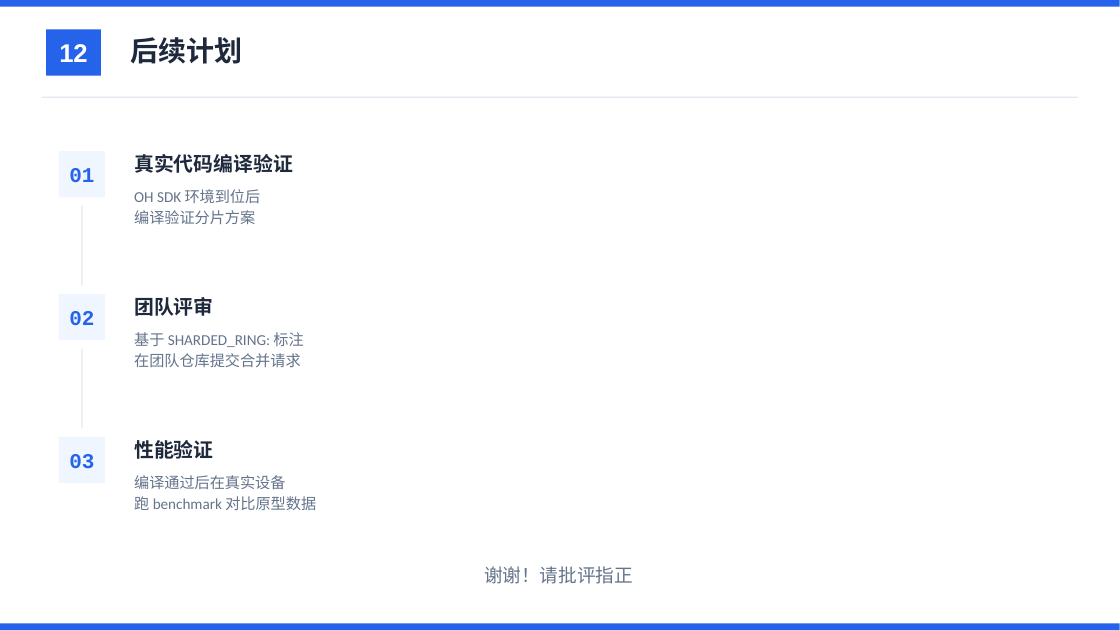
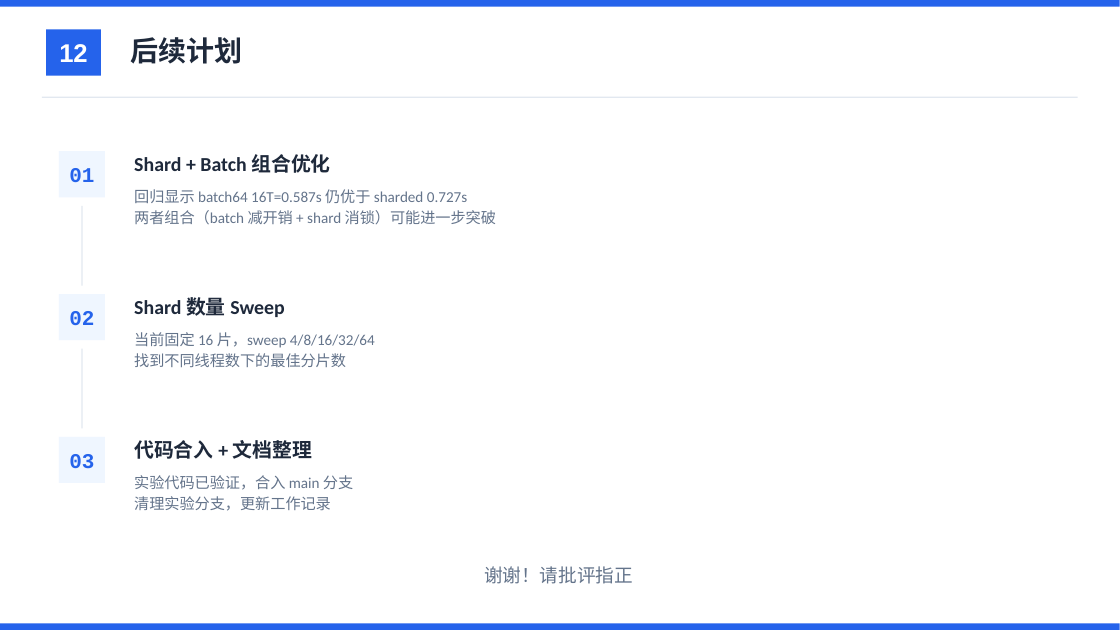
Before and after one commit to YiChiChen1106/Nativehook_linux_planb, a slide deck: slide 12 of presentation/native_hook_progress_2026-06-11.pptx. Drawn at 1120x630 pixels with LibreOffice and Linux fonts; fonts in the diff are those of the drawing. Boxes give left, top, right and bottom in pixels: in the first picture for what was removed or moved away, otherwise in the second. Text is boxed around its words. In the diff, an @@ line names an element or a change of style, - is before the commit and + after.

```diff
--- a/presentation/native_hook_progress_2026-06-11.pptx
+++ b/presentation/native_hook_progress_2026-06-11.pptx
@@ text at box(134, 154, 330, 173): text changed @@
-真实代码编译验证
+Shard + Batch 组合优化
@@ text at box(134, 189, 496, 224): text changed @@
-OH SDK 环境到位后
-编译验证分片方案
+回归显示 batch64 16T=0.587s 仍优于 sharded 0.727s
+两者组合（batch 减开销 + shard 消锁）可能进一步突破
@@ text at box(134, 297, 285, 317): text changed @@
-团队评审
+Shard 数量 Sweep
@@ text at box(134, 332, 375, 367): text changed @@
-基于 SHARDED_RING: 标注
-在团队仓库提交合并请求
+当前固定 16 片，sweep 4/8/16/32/64
+找到不同线程数下的最佳分片数
@@ text at box(134, 440, 312, 459): text changed @@
-性能验证
+代码合入 + 文档整理
@@ text at box(134, 475, 353, 511): text changed @@
-编译通过后在真实设备
-跑 benchmark 对比原型数据
+实验代码已验证，合入 main 分支
+清理实验分支，更新工作记录
```
Also in this commit, not shown: 3 other files.
